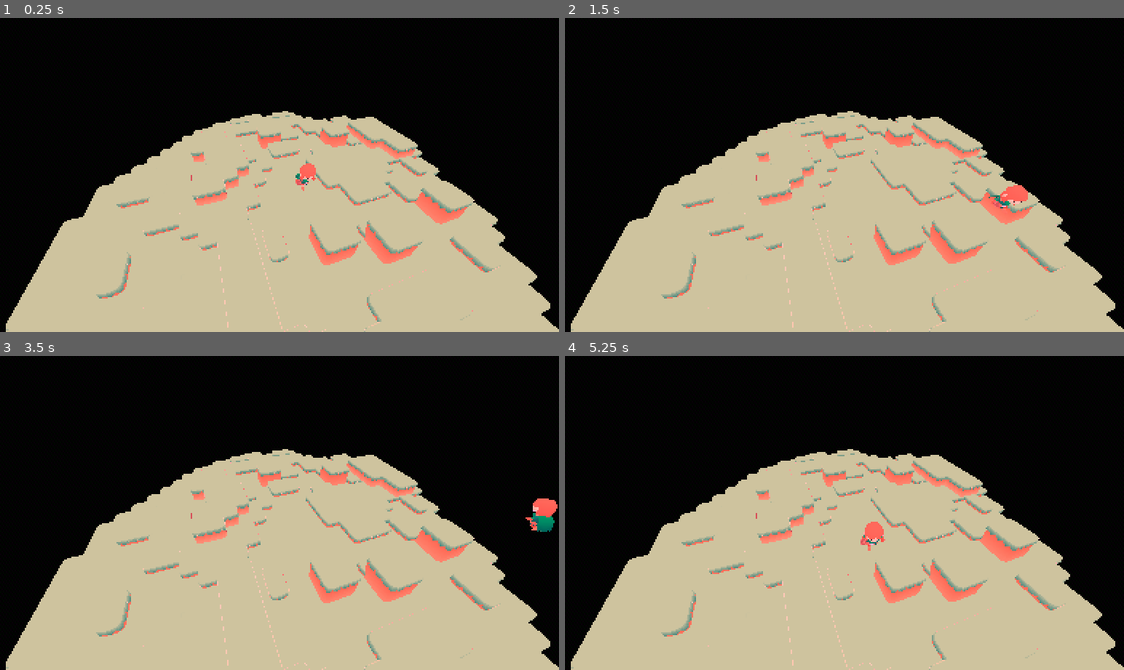
Above: before the commit, frames 1-4 (two rows, left to right).
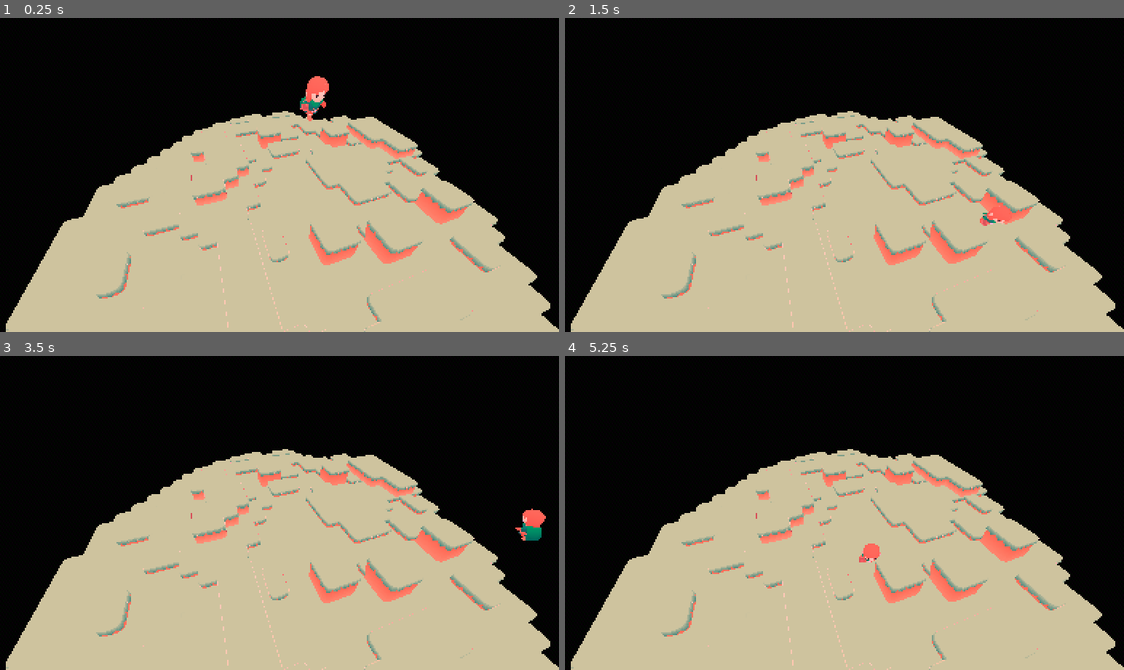
Above: after the commit, the same moments.

Repository: wickworks/jellyfishquarium
Game: Godot game, scene res://main3d.tscn
The game is run twice, just before and just after one commit, with the same random seed, the same clock (stepped at 60 frames per second) and the same inputs.
Inputs (mouse positions are in pixels of both pictures, inside the frame that each line leads up to):
- Up to frame 1 (0.25 s): no input
- Up to frame 2 (1.5 s): tap Enter (ui_accept) at 0.5 s; move the mouse to (967, 159) at 0.52 s; hold D (Move right) 0.53-1.28 s; click (967, 159) at 0.6 s; tap Space (Jump) at 0.77 s; move the mouse to (732, 190) at 1.27 s; hold S (Move down) from 1.28 s (still down); right-click (732, 190) at 1.35 s
- Up to frame 3 (3.5 s): tap Space (Jump) at 1.52, 3.02 s; move the mouse to (335, 443) at 2.02 s; release S (Move down) at 2.03 s; hold D (Move right) 2.03-2.78 s; click (335, 443) at 2.1 s; tap Enter (ui_accept) at 2.75 s; move the mouse to (251, 575) at 2.77 s; hold W (Move up) from 2.78 s (still down); right-click (251, 575) at 2.85 s
- Up to frame 4 (5.25 s): move the mouse to (1012, 560) at 3.52 s; release W (Move up) at 3.53 s; hold A (Move left) 3.53-5.03 s; click (1012, 560) at 3.6 s; tap Space (Jump) at 3.77, 4.52 s; move the mouse to (676, 465) at 4.27 s; right-click (676, 465) at 4.35 s; move the mouse to (872, 513) at 5.02 s; hold S (Move down) from 5.03 s (still down); click (872, 513) at 5.1 s

The runs differ from the first frame. In frame 1, 0.6% of the frame differs, in the area x 52-59%, y 18-56%; in frame 2, 0.4%; in frame 3, 0.6%; in frame 4, 0.4%.

Commit message:
collisions

Diff:
--- a/entity/player_3d.gd
+++ b/entity/player_3d.gd
@@ -12,8 +12,8 @@
 	$"Rogue/Rig/Skeleton3D/Knife".hide()
 	$"Rogue/Rig/Skeleton3D/Knife_Offhand".hide()
 	# Add the gravity.
-	#if not is_on_floor():
-		#velocity += get_gravity() * delta
+	if not is_on_floor():
+		velocity += get_gravity() * delta
 
 	# Handle jump.
 	if Input.is_action_just_pressed("ui_accept") and is_on_floor():
--- a/main3d.tscn
+++ b/main3d.tscn
@@ -3,9 +3,6 @@
 [ext_resource type="Script" path="res://main_3d.gd" id="1_hdd3x"]
 [ext_resource type="PackedScene" uid="uid://cxvdfcoc4l3fo" path="res://entity/player_3d.tscn" id="1_no513"]
 [ext_resource type="PackedScene" uid="uid://bos0kgufkj7rm" path="res://levels/platformer_world.tscn" id="3_454tx"]
-
-[sub_resource type="WorldBoundaryShape3D" id="WorldBoundaryShape3D_mb64b"]
-plane = Plane(1, 1, 1, 1)
 
 [sub_resource type="PhysicalSkyMaterial" id="PhysicalSkyMaterial_s8jgd"]
 
@@ -21,19 +18,21 @@
 ambient_light_sky_contribution = 0.01
 ambient_light_energy = 6.07
 
+[sub_resource type="WorldBoundaryShape3D" id="WorldBoundaryShape3D_v4ga2"]
+
 [node name="Main3d" type="Node3D"]
 script = ExtResource("1_hdd3x")
 
 [node name="Player3d" parent="." instance=ExtResource("1_no513")]
-transform = Transform3D(1, 0, 0, 0, 1, 0, 0, 0, 1, 0, 1.56575, 0)
-
-[node name="Area3D" type="Area3D" parent="."]
-
-[node name="CollisionShape3D" type="CollisionShape3D" parent="Area3D"]
-transform = Transform3D(1.39636, 0, 0, 0, 1.39636, 0, 0, 0, 1.39636, 0, 0, 0)
-shape = SubResource("WorldBoundaryShape3D_mb64b")
+transform = Transform3D(1, 0, 0, 0, 1, 0, 0, 0, 1, 0, 6.7193, 0)
 
 [node name="WorldEnvironment" type="WorldEnvironment" parent="."]
 environment = SubResource("Environment_ty4lp")
 
 [node name="PlatformerWorld" parent="." instance=ExtResource("3_454tx")]
+
+[node name="StaticBody3D" type="StaticBody3D" parent="."]
+
+[node name="CollisionShape3D" type="CollisionShape3D" parent="StaticBody3D"]
+transform = Transform3D(1, 0, 0, 0, 1, 0, 0, 0, 1, 0, -0.0578609, 0)
+shape = SubResource("WorldBoundaryShape3D_v4ga2")
